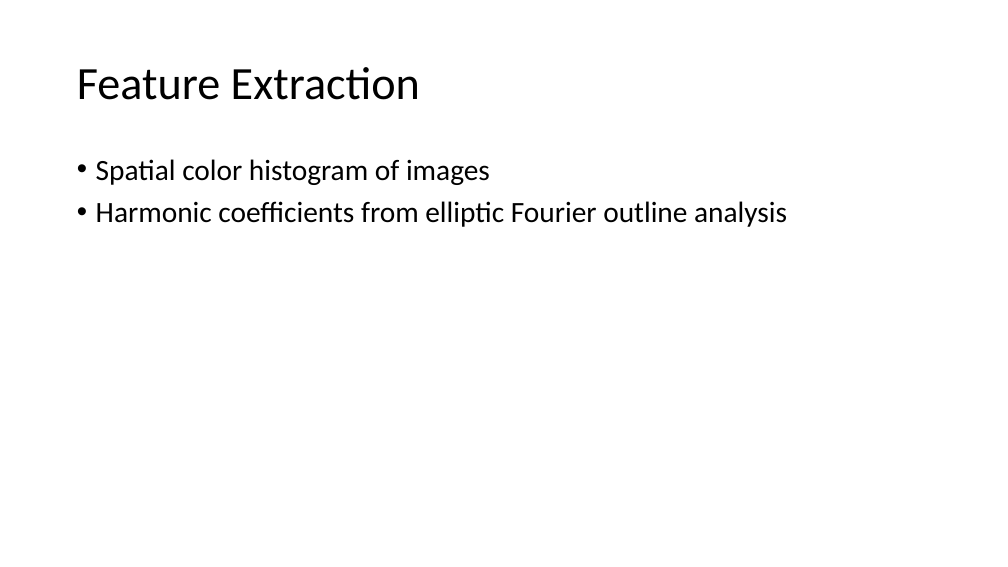
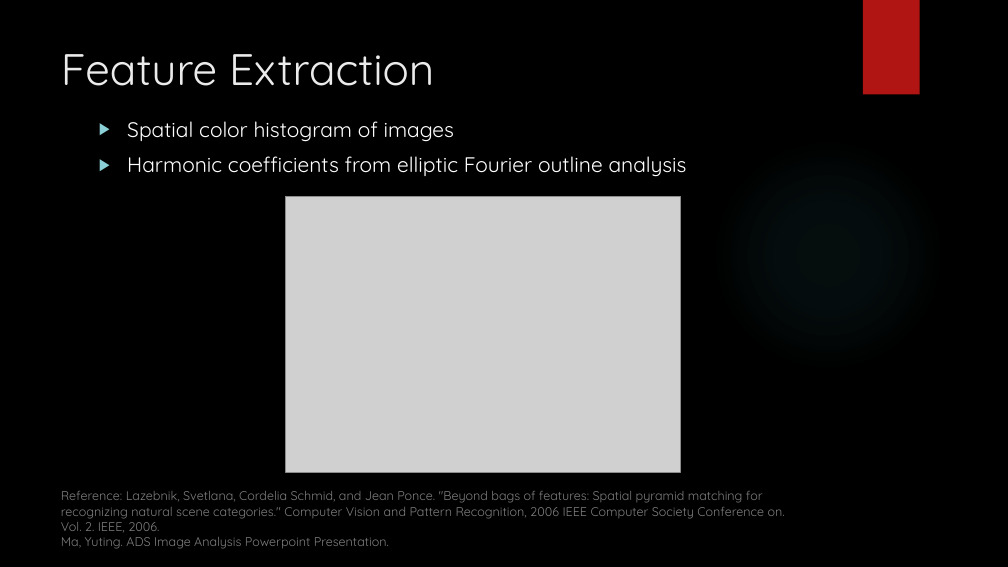
Before and after one commit to TZstatsADS/Spr2016-Proj3-Grp5, a slide deck: slide 3 of doc/presentation.pptx. Drawn at 1008x567 pixels with LibreOffice and Linux fonts; fonts in the diff are those of the drawing; grey boxes stand for pictures; background and template pictures are left out. Boxes give left, top, right and bottom in pixels: in the first picture for what was removed or moved away, otherwise in the second. Text is boxed around its words. In the diff, an @@ line names an element or a change of style, - is before the commit and + after.

```diff
--- a/doc/presentation.pptx
+++ b/doc/presentation.pptx
@@ background #FFFFFF to picture (left out) @@
@@ rectangle added at (863,0,920,95), fill #B01513 @@
@@ title "Feature Extraction": place and size @@
-title "Feature Extraction" at (77,67,420,100)
+title "Feature Extraction" at (61,54,434,86)
@@ title "Feature Extraction" at (61,54,434,86): size 44 to 42 pt, font Calibri to Quicksand, text colour #000000 to #EBEBEB; line spacing 0.9 to 1; vertical alignment middle to top @@
@@ text "Spatial color histogram of images": place and size @@
-text "Spatial color histogram of images" at (96,159,787,227)
+text "Spatial color histogram of images" at (127,121,687,177)
@@ text "Spatial color histogram of images" at (127,121,687,177): size 28 to 20 pt, font Calibri to Quicksand, text colour #000000 to #FFFFFF; bullet • to ▶; line spacing 0.9 to 1 @@
@@ ellipse added at (712,138,944,371), fill gradient #50B9C1 @@
@@ picture added at (286,197,681,472) @@
@@ text added at (61,491,785,549), 12 pt, text #7F7F7F @@
+Reference: Lazebnik, Svetlana, Cordelia Schmid, and Jean Ponce. "Beyond bags of features: Spatial pyramid matching for recognizing natural scene categories." Computer Vision and Pattern Recognition, 2006 IEEE Computer Society Conference on. Vol. 2. IEEE, 2006.
+Ma, Yuting. ADS Image Analysis Powerpoint Presentation.
```
Also in this commit, not shown: 11 other slides changed, 1 slide added, 1 slide removed, 2 other files.
